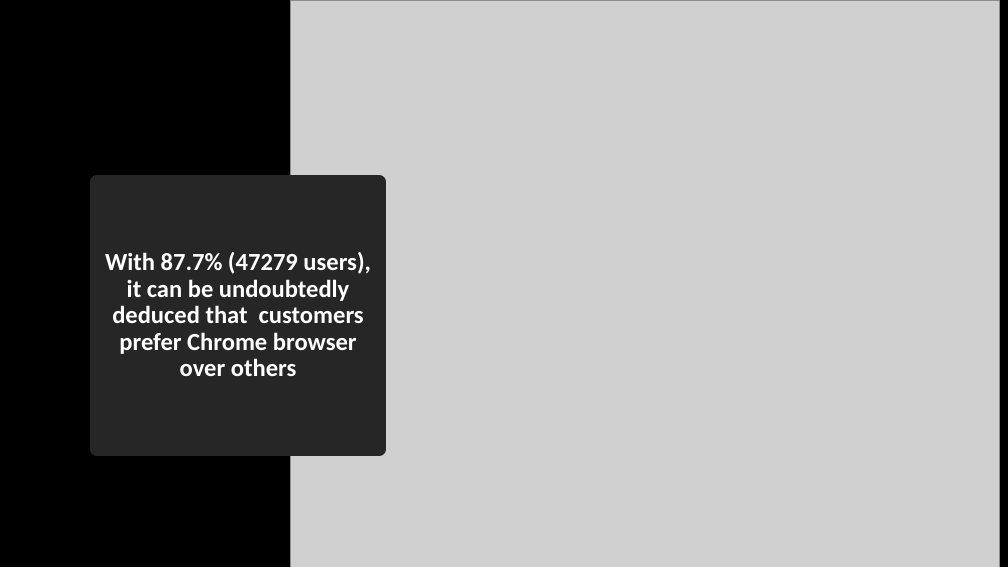
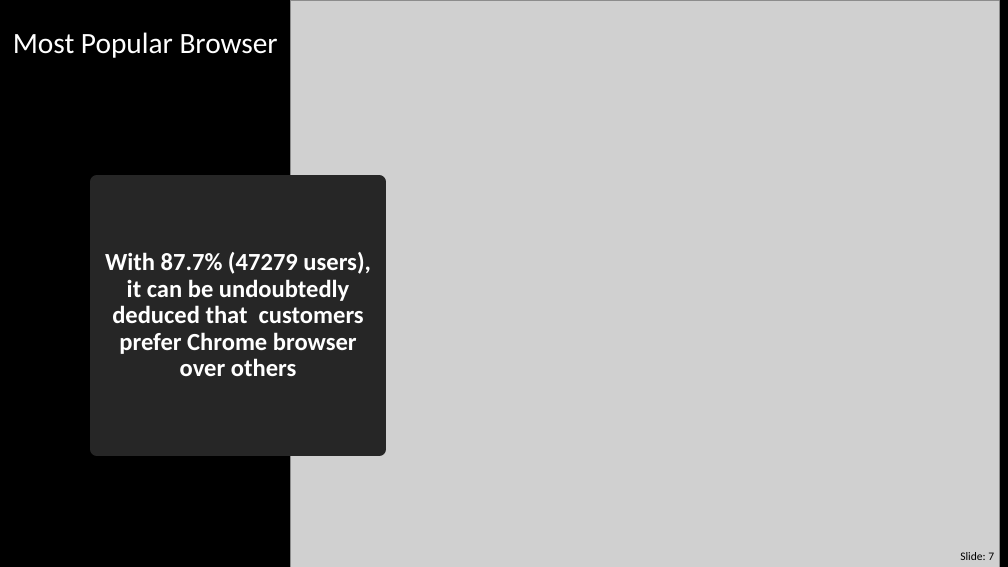
Before and after one commit to AnjaliMangal/MQL-Project-Main, a slide deck: slide 7 of Project1-Final-Files/Presenting_DataGuru.pptx. Drawn at 1008x567 pixels with LibreOffice and Linux fonts; fonts in the diff are those of the drawing; grey boxes stand for pictures. Boxes give left, top, right and bottom in pixels: in the first picture for what was removed or moved away, otherwise in the second. Text is boxed around its words. In the diff, an @@ line names an element or a change of style, - is before the commit and + after.

```diff
--- a/Project1-Final-Files/Presenting_DataGuru.pptx
+++ b/Project1-Final-Files/Presenting_DataGuru.pptx
@@ text added at (13,32,278,58), 28 pt, text #FFFFFF @@
+Most Popular Browser
@@ page number added at (960,552,994,560), 11 pt, text #000000 @@
+Slide: 7
```
Also in this commit, not shown: 13 other slides changed, 1 slide added.
